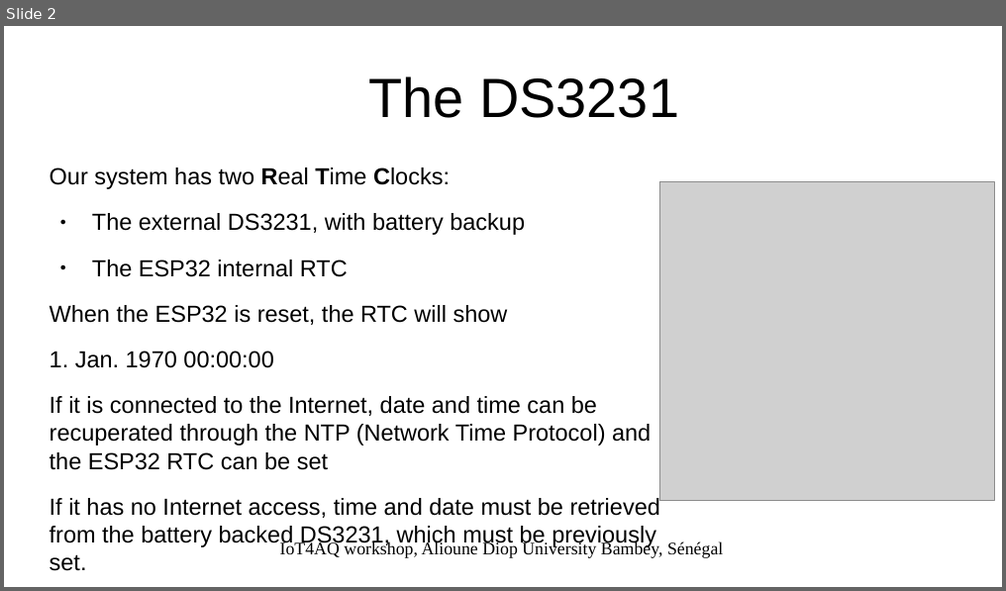
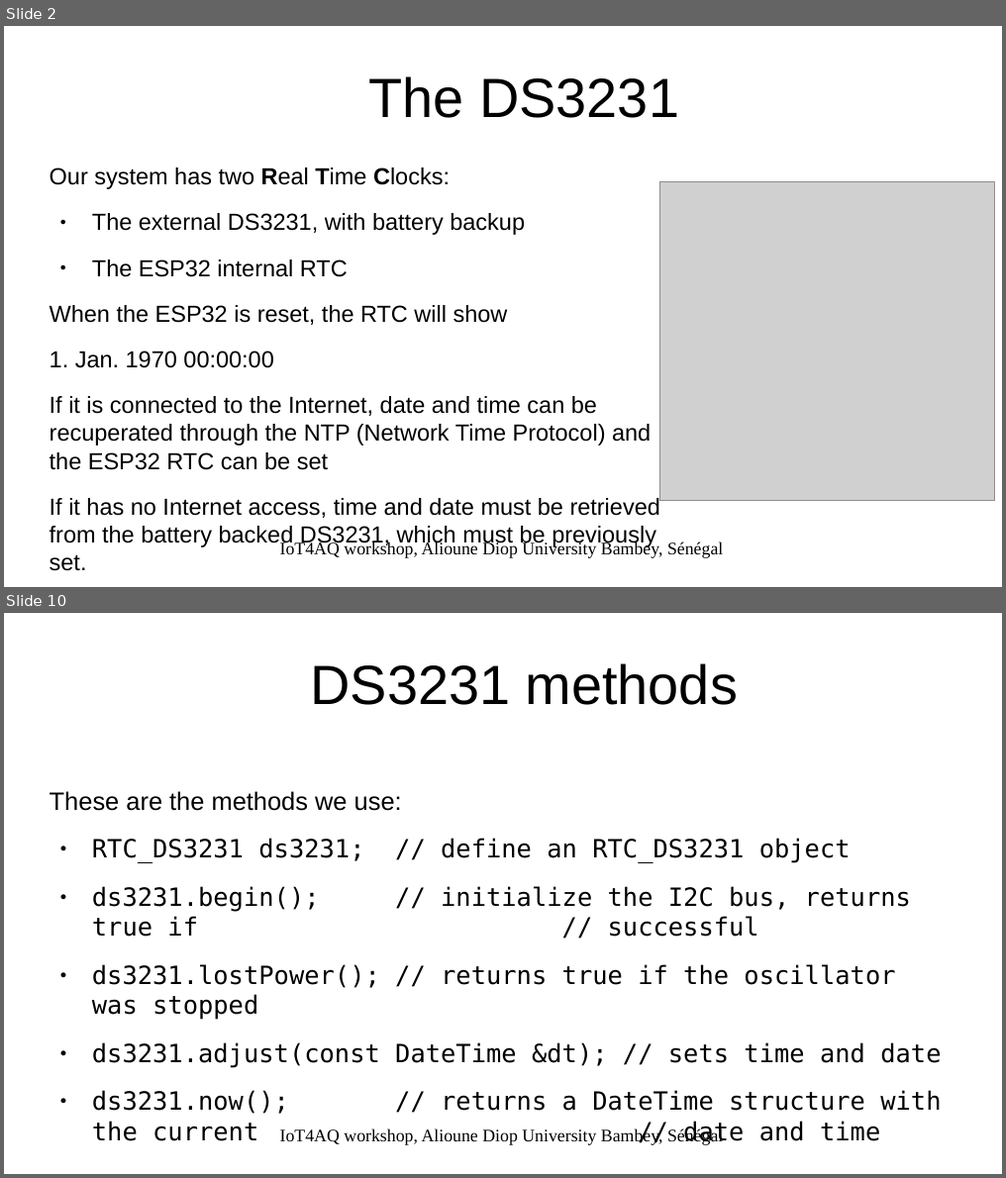
Before and after one commit to uraich/IoT4AQ, a slide deck: workshop/slides/iot4aq_rtc.odp. Shown one above the other, each under a label of ours: slide 2 before the commit, slides 2 and 10 after it; the slides between them are not shown. The pictures are 1006x591 and 1006x1178 pixels, drawn with LibreOffice and Linux fonts; fonts in the diff are those of the drawing; grey boxes stand for pictures; background and template pictures are left out. Boxes give left, top, right and bottom in pixels: in the first picture for what was removed or moved away, otherwise in the second. Text is boxed around its words. In the diff, an @@ line names an element or a change of style, - is before the commit and + after.

```diff
--- a/workshop/slides/iot4aq_rtc.odp
+++ b/workshop/slides/iot4aq_rtc.odp
@@ slide 10 added at [4, 613, 1002, 1174], background #FFFFFF @@
@@ title added at [310, 663, 738, 705], 44 pt, text #000000 @@
+DS3231 methods
@@ text added at [50, 791, 941, 1146], 20 pt, text #000000 @@
+These are the methods we use:
+● RTC_DS3231 ds3231; // define an RTC_DS3231 object
+● ds3231.begin(); // initialize the I2C bus, returns true if // successful
+● ds3231.lostPower(); // returns true if the oscillator was stopped
+● ds3231.adjust(const DateTime &dt); // sets time and date
+● ds3231.now(); // returns a DateTime structure with the current // date and time
@@ text added at [280, 1128, 723, 1146], 14 pt, text #000000 @@
+IoT4AQ workshop, Alioune Diop University Bambey, Sénégal
```
Also in this commit, not shown: 1 slide changed, 8 other slides added, 8 other files.
